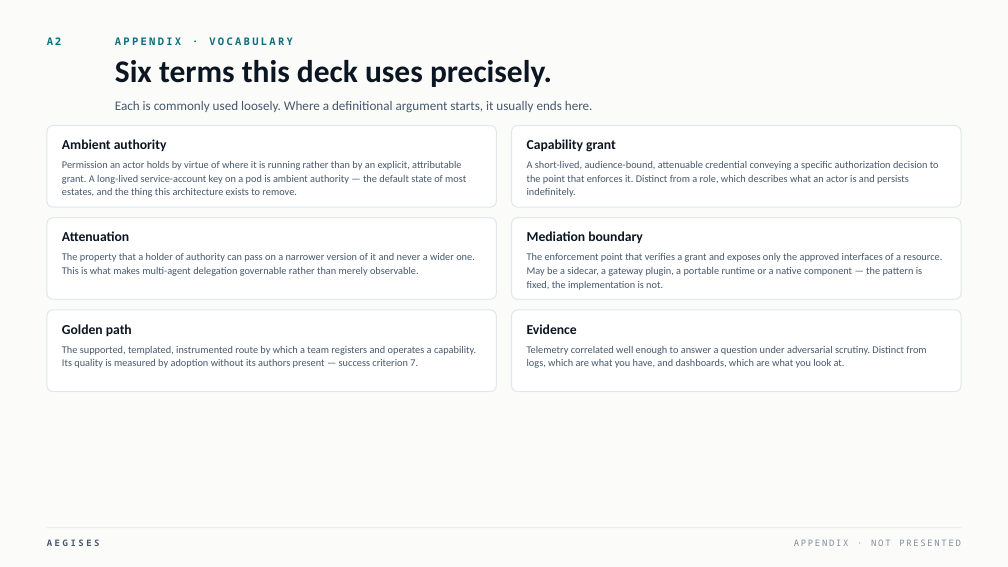
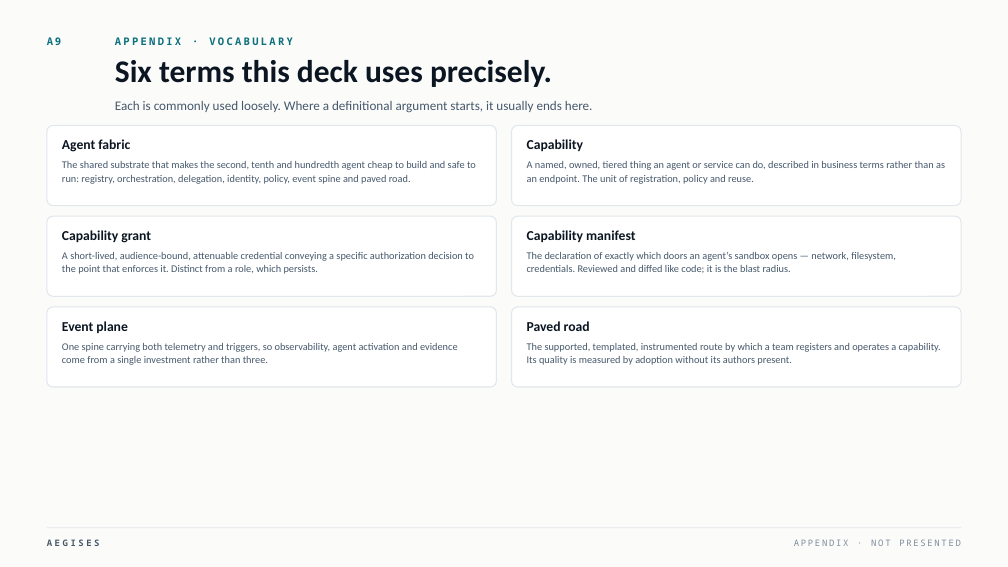
Before and after one commit to Smithright/aegises.org, a slide deck: slide 33 of kickoff/AEGISES_POC_Kickoff.pptx (slide 35 before the commit). Drawn at 1008x567 pixels with LibreOffice and Linux fonts; fonts in the diff are those of the drawing. Boxes give left, top, right and bottom in pixels: in the first picture for what was removed or moved away, otherwise in the second. Text is boxed around its words. In the diff, an @@ line names an element or a change of style, - is before the commit and + after.

```diff
--- a/kickoff/AEGISES_POC_Kickoff.pptx
+++ b/kickoff/AEGISES_POC_Kickoff.pptx
@@ text at (62,139,130,152): text changed @@
-Ambient authority
+Agent fabric
@@ text at (527,139,583,151): text changed @@
-Capability grant
+Capability
@@ text at (62,161,476,184): text changed @@
-Permission an actor holds by virtue of where it is running rather than by an explicit, attributable grant. A long-lived service-account key on a pod is ambient authority — the default state of most estates, and the thing this architecture exists to remove.
+The shared substrate that makes the second, tenth and hundredth agent cheap to build and safe to run: registry, orchestration, delegation, identity, policy, event spine and paved road.
@@ text at (527,161,945,184): text changed @@
-A short-lived, audience-bound, attenuable credential conveying a specific authorization decision to the point that enforces it. Distinct from a role, which describes what an actor is and persists indefinitely.
+A named, owned, tiered thing an agent or service can do, described in business terms rather than as an endpoint. The unit of registration, policy and reuse.
@@ text at (62,230,151,243): text changed @@
-Attenuation
+Capability grant
@@ text at (527,230,635,242): text changed @@
-Mediation boundary
+Capability manifest
@@ text at (62,252,474,274): text changed @@
-The property that a holder of authority can pass on a narrower version of it and never a wider one. This is what makes multi-agent delegation governable rather than merely observable.
+A short-lived, audience-bound, attenuable credential conveying a specific authorization decision to the point that enforces it. Distinct from a role, which persists.
@@ text at (527,252,896,273): text changed @@
-The enforcement point that verifies a grant and exposes only the approved interfaces of a resource. May be a sidecar, a gateway plugin, a portable runtime or a native component — the pattern is fixed, the implementation is not.
+The declaration of exactly which doors an agent’s sandbox opens — network, filesystem, credentials. Reviewed and diffed like code; it is the blast radius.
@@ rounded rectangle: place and size @@
-rounded rectangle at (47,310,497,392)
+rounded rectangle at (47,307,497,387)
@@ text at (62,321,128,333): text changed @@
-Golden path
+Event plane
@@ proportions changed in 6 elements at (47,126,497,206), (512,126,962,206), (47,216,497,296), (512,216,962,296), (47,307,497,387), (512,307,962,387) @@
@@ rounded rectangle: place and size @@
-rounded rectangle at (512,310,962,392)
+rounded rectangle at (512,307,962,387)
@@ text at (527,321,590,331): text changed @@
-Evidence
+Paved road
@@ text at (62,343,458,365): text changed @@
-The supported, templated, instrumented route by which a team registers and operates a capability. Its quality is measured by adoption without its authors present — success criterion 7.
+One spine carrying both telemetry and triggers, so observability, agent activation and evidence come from a single investment rather than three.
@@ text at (527,343,941,365): text changed @@
-Telemetry correlated well enough to answer a question under adversarial scrutiny. Distinct from logs, which are what you have, and dashboards, which are what you look at.
+The supported, templated, instrumented route by which a team registers and operates a capability. Its quality is measured by adoption without its authors present.
```
Also in this commit, not shown: 13 other slides changed, 20 slides added, 21 slides removed, 2 other files.
